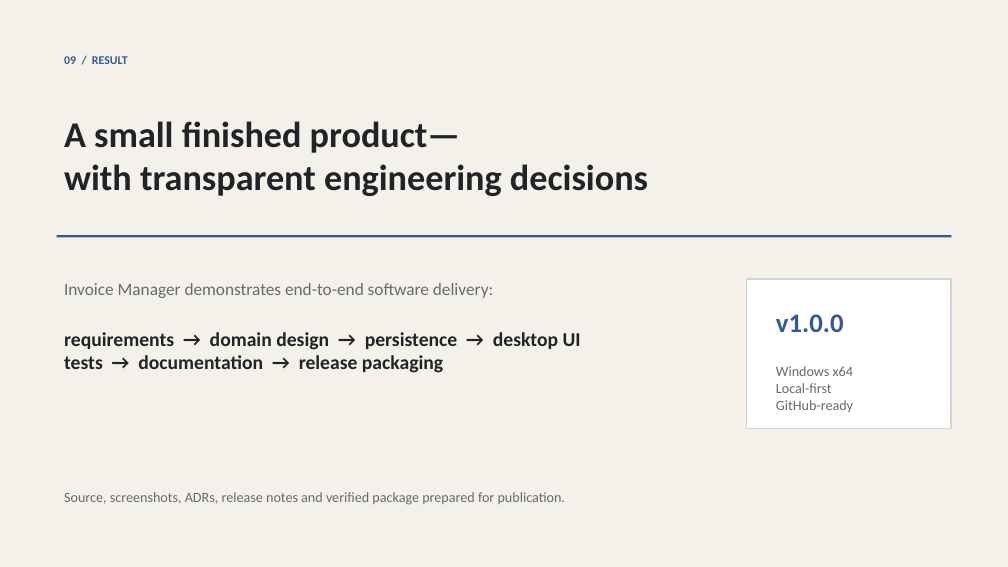
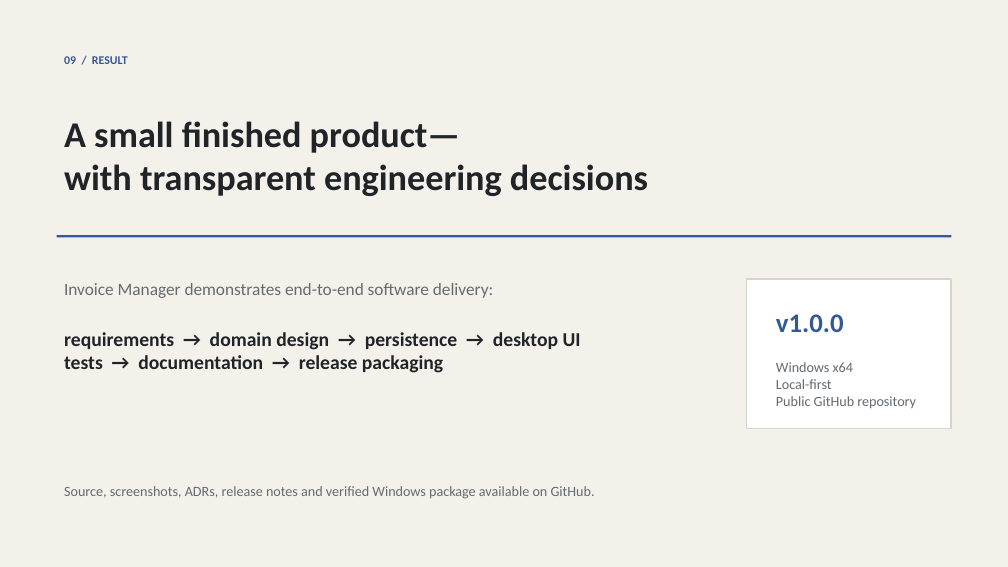
Before and after one commit to Staniek-Tech-NL/invoice-manager, a slide deck: slide 9 of docs/presentation/invoice-manager-engineering-case-study.pptx. Drawn at 1008x567 pixels with LibreOffice and Linux fonts; fonts in the diff are those of the drawing. Boxes give left, top, right and bottom in pixels: in the first picture for what was removed or moved away, otherwise in the second. Text is boxed around its words. In the diff, an @@ line names an element or a change of style, - is before the commit and + after.

Commit message:
docs: reflect GitHub publication

```diff
--- a/docs/presentation/invoice-manager-engineering-case-study.pptx
+++ b/docs/presentation/invoice-manager-engineering-case-study.pptx
@@ text at (776, 396, 916, 409): text changed @@
-GitHub-ready
+Public GitHub repository
@@ text at (64, 486, 595, 499): text changed @@
-Source, screenshots, ADRs, release notes and verified package prepared for publication.
+Source, screenshots, ADRs, release notes and verified Windows package available on GitHub.
```
Also in this commit, not shown: 5 other files.
